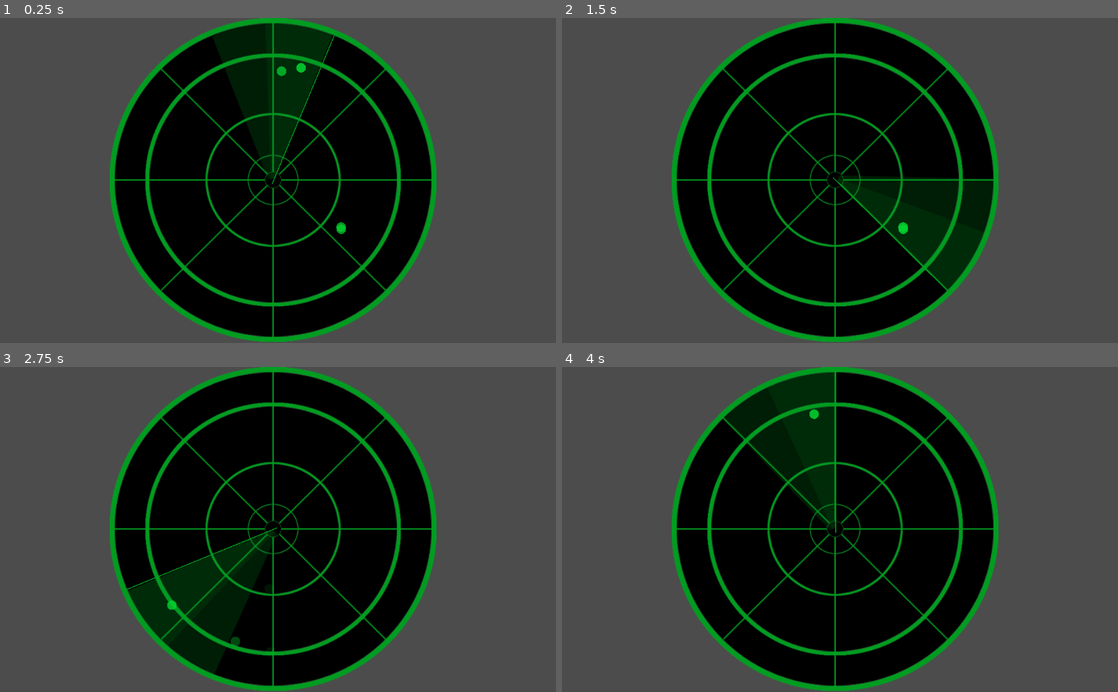
Above: before the commit, frames 1-4 (two rows, left to right).
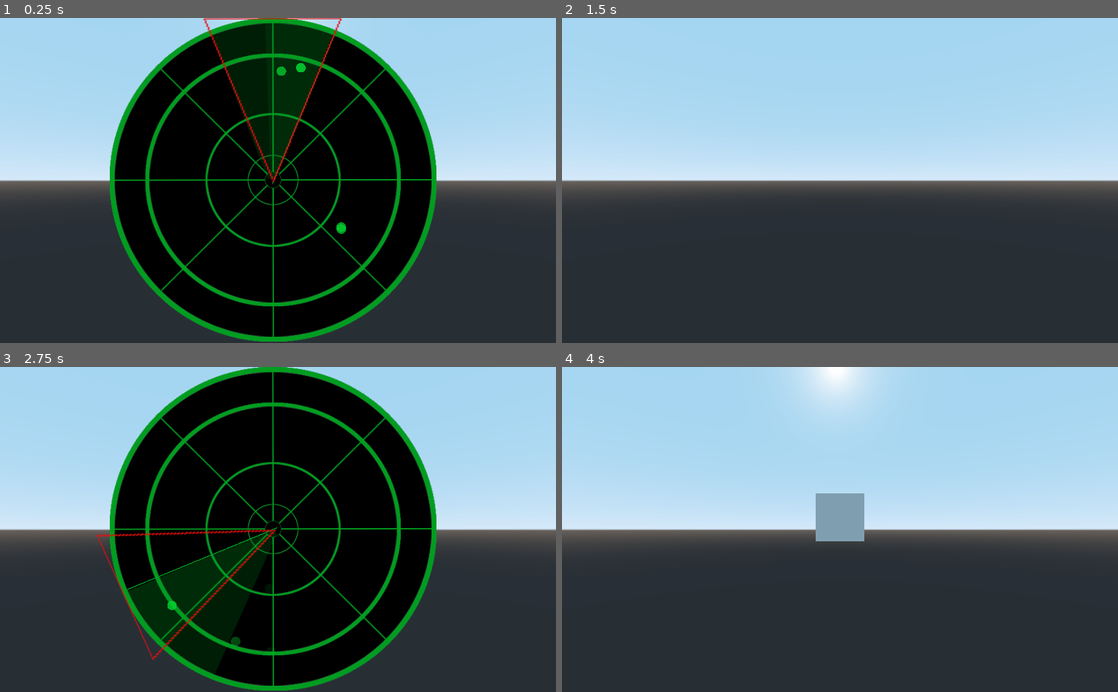
Above: after the commit, the same moments.

Repository: AllexisAlvarico/HH-Godot-Radar
Game: Godot game, scene res://Scenes/GameplayScreen.tscn
Same seed, same stepped clock (60 frames per second), same inputs: the game is played once before the commit and once after it.
Inputs:
- Up to frame 1 (0.25 s): no input
- Up to frame 2 (1.5 s): tap Enter (ui_accept) at 0.5, 0.77, 0.8, 1.07, 1.35 s; hold Right (ui_right) 0.53-1.28 s; hold Space (ui_select) 0.53-1.28 s; hold Left (ui_left) from 1.28 s (still down)
- Up to frame 3 (2.75 s): tap Enter (ui_accept) at 1.52, 1.82, 2.3 s; tap Space (ui_select) at 1.55 s; release Left (ui_left) at 2.03 s; hold Right (ui_right) from 2.03 s (still down); hold Space (ui_select) from 2.03 s (still down)
- Up to frame 4 (4 s): release Space (ui_select) at 2.78 s; tap Space (ui_select) at 2.85 s; tap Enter (ui_accept) at 3.02, 3.32 s; release Right (ui_right) at 3.53 s; hold Left (ui_left) from 3.53 s (still down); hold Enter (ui_accept) from 3.53 s (still down)

The runs differ from the first frame. In frame 1, 52% of the frame differs, in the area x 0-100%, y 0-100%; in frame 2, 97%; in frame 3, 52%; in frame 4, 97%.

Commit message:
changed the few script names and added a player cone on the radar for the 3d camera

Diff:
--- a/Prefabs/PingScene.tscn
+++ b/Prefabs/PingScene.tscn
@@ -1,7 +1,7 @@
 [gd_scene load_steps=4 format=2]
 
 [ext_resource path="res://Sprites/Radar/ping.png" type="Texture" id=1]
-[ext_resource path="res://Scripts/Data.gd" type="Script" id=2]
+[ext_resource path="res://Scripts/SetupData.gd" type="Script" id=2]
 
 [sub_resource type="CircleShape2D" id=1]
 
--- /dev/null
+++ b/Prefabs/Player.tscn
@@ -0,0 +1,19 @@
+[gd_scene load_steps=3 format=2]
+
+[ext_resource path="res://Scripts/Player.gd" type="Script" id=1]
+
+[sub_resource type="PlaneMesh" id=1]
+
+[node name="Pivot" type="Spatial"]
+
+[node name="Player" type="Spatial" parent="."]
+script = ExtResource( 1 )
+
+[node name="Camera" type="Camera" parent="Player"]
+current = true
+
+[node name="MeshInstance" type="MeshInstance" parent="."]
+transform = Transform( 1, 0, 0, 0, -4.37114e-08, -1, 0, 1, -4.37114e-08, 0.16242, 0.495256, -9.6557 )
+mesh = SubResource( 1 )
+skeleton = NodePath("../Player")
+material/0 = null
--- /dev/null
+++ b/Scenes/BinocularScene.tscn
@@ -0,0 +1,14 @@
+[gd_scene load_steps=3 format=2]
+
+[ext_resource path="res://Prefabs/Player.tscn" type="PackedScene" id=1]
+
+[sub_resource type="PlaneMesh" id=1]
+
+[node name="Test Scene" type="Spatial"]
+
+[node name="MeshInstance" type="MeshInstance" parent="."]
+transform = Transform( 10, 0, 0, 0, 1, 0, 0, 0, 10, 0, 0, 0 )
+mesh = SubResource( 1 )
+material/0 = null
+
+[node name="Player" parent="." instance=ExtResource( 1 )]
--- a/Scenes/GameplayScreen.tscn
+++ b/Scenes/GameplayScreen.tscn
@@ -1,11 +1,19 @@
-[gd_scene load_steps=2 format=2]
+[gd_scene load_steps=4 format=2]
 
 [ext_resource path="res://Scenes/RadarScene.tscn" type="PackedScene" id=1]
+[ext_resource path="res://Prefabs/Player.tscn" type="PackedScene" id=2]
+[ext_resource path="res://Scripts/GameplayScreen.gd" type="Script" id=3]
 
 [node name="Gameplay" type="Node2D"]
+rotation = -0.000396126
+script = ExtResource( 3 )
 
 [node name="Radar" parent="." instance=ExtResource( 1 )]
 margin_left = 10.0
 margin_top = -1.0
 margin_right = 10.0
 margin_bottom = -1.0
+rect_rotation = -0.0754832
+
+[node name="Pivot" parent="." instance=ExtResource( 2 )]
+visible = false
--- /dev/null
+++ b/Scenes/QuizScene.tscn
@@ -0,0 +1,63 @@
+[gd_scene load_steps=2 format=2]
+
+[ext_resource path="res://Sprites/Axis/heinkel.png" type="Texture" id=1]
+
+[node name="Control" type="Control"]
+anchor_right = 1.0
+anchor_bottom = 1.0
+margin_left = -1.0
+margin_right = -1.0
+__meta__ = {
+"_edit_use_anchors_": true
+}
+
+[node name="CenterContainer" type="CenterContainer" parent="."]
+anchor_left = 0.5
+anchor_top = 1.0
+anchor_right = 0.5
+anchor_bottom = 1.0
+margin_left = -63.0
+margin_top = -40.0
+margin_right = 63.0
+
+[node name="HBoxContainer" type="HBoxContainer" parent="CenterContainer"]
+margin_top = 6.0
+margin_right = 126.0
+margin_bottom = 34.0
+
+[node name="PanelContainer" type="PanelContainer" parent="CenterContainer/HBoxContainer"]
+margin_right = 65.0
+margin_bottom = 28.0
+
+[node name="Label" type="Label" parent="CenterContainer/HBoxContainer/PanelContainer"]
+margin_left = 7.0
+margin_top = 7.0
+margin_right = 58.0
+margin_bottom = 21.0
+text = "Friendly"
+
+[node name="PanelContainer2" type="PanelContainer" parent="CenterContainer/HBoxContainer"]
+margin_left = 69.0
+margin_right = 126.0
+margin_bottom = 28.0
+
+[node name="Label" type="Label" parent="CenterContainer/HBoxContainer/PanelContainer2"]
+margin_left = 7.0
+margin_top = 7.0
+margin_right = 50.0
+margin_bottom = 21.0
+text = "Enemy"
+
+[node name="CenterContainer2" type="CenterContainer" parent="."]
+anchor_left = 0.5
+anchor_top = 0.5
+anchor_right = 0.5
+anchor_bottom = 0.5
+margin_left = 17.0
+margin_top = 5.0
+margin_right = 57.0
+margin_bottom = 45.0
+
+[node name="Sprite" type="Sprite" parent="CenterContainer2"]
+position = Vector2( 0, 9 )
+texture = ExtResource( 1 )
--- a/Scenes/RadarScene.tscn
+++ b/Scenes/RadarScene.tscn
@@ -1,10 +1,12 @@
-[gd_scene load_steps=7 format=2]
+[gd_scene load_steps=9 format=2]
 
 [ext_resource path="res://Sprites/Radar/Radar.png" type="Texture" id=1]
 [ext_resource path="res://Sprites/Radar/Linefade.png" type="Texture" id=2]
 [ext_resource path="res://Sprites/Radar/Radarline.png" type="Texture" id=3]
 [ext_resource path="res://Scripts/Rotation.gd" type="Script" id=4]
 [ext_resource path="res://Scripts/Radar.gd" type="Script" id=5]
+[ext_resource path="res://Sprites/Player/vision_cone1-2675240954.png" type="Texture" id=6]
+[ext_resource path="res://Scripts/PlayerCone.gd" type="Script" id=7]
 
 [sub_resource type="RectangleShape2D" id=1]
 extents = Vector2( 1, 114 )
@@ -49,3 +51,10 @@
 
 [node name="Camera2D" type="Camera2D" parent="."]
 current = true
+
+[node name="PlayerView" type="Sprite" parent="."]
+position = Vector2( -7, 1.00791 )
+scale = Vector2( 2.58823, 1.5453 )
+texture = ExtResource( 6 )
+offset = Vector2( -1, -97.7673 )
+script = ExtResource( 7 )
--- /dev/null
+++ b/Scripts/GameplayScreen.gd
@@ -0,0 +1,16 @@
+extends Node2D
+
+onready var bino = $Pivot
+onready var radar = $Radar
+
+func _ready():
+	bino.visible = false
+
+func _process(delta):
+	if Input.is_action_pressed("ui_accept"):
+		bino.visible = true
+		radar.visible = false
+
+	if Input.is_action_pressed("ui_select"):
+		bino.visible = false
+		radar.visible = true
--- /dev/null
+++ b/Scripts/Player.gd
@@ -0,0 +1,38 @@
+extends Spatial
+
+#####################################
+#			Variables				#
+#####################################
+
+var mouse_speed = 0.1
+
+
+#####################################
+#		Public Functions			#
+#####################################
+func _ready():
+	PlayerData.current_rotation = self.rotation_degrees.y
+
+
+func _physics_process(delta):
+	if Input.is_action_pressed("ui_right"):
+		self.rotate_y(-mouse_speed)
+	if Input.is_action_pressed("ui_left"):
+		self.rotate_y(mouse_speed)
+	PlayerData.current_rotation = self.rotation_degrees.y
+
+#####################################
+#			Signals					#
+#####################################
+
+
+#####################################
+#		Setter Functions			#
+#####################################
+
+#####################################
+#		Getter Functions			#
+#####################################
+
+func get_rotation() -> Vector3:
+	return self.rotation_degrees
--- /dev/null
+++ b/Scripts/PlayerCone.gd
@@ -0,0 +1,4 @@
+extends Sprite
+
+func _process(delta):
+	self.rotation = -PlayerData.current_rotation * delta
--- /dev/null
+++ b/Scripts/PlayerData.gd
@@ -0,0 +1,3 @@
+extends Node
+
+var current_rotation
--- a/Scripts/Rotation.gd
+++ b/Scripts/Rotation.gd
@@ -3,6 +3,5 @@
 export (float) var rotation_speed = 1.5
 export (int) var speed = 200
 
-
 func _process(delta):
 	self.rotation += (PI / 2 * delta)
--- a/Scripts/Data.gd
+++ b/Scripts/SetupData.gd
@@ -1,5 +1,8 @@
 extends Node2D
 
+#####################################
+#			Variables				#
+#####################################
 
 var random = RandomNumberGenerator.new()
 export(int) var planeType
--- a/project.godot
+++ b/project.godot
@@ -14,6 +14,10 @@
 run/main_scene="res://Scenes/GameplayScreen.tscn"
 config/icon="res://icon.png"
 
+[autoload]
+
+PlayerData="*res://Scripts/PlayerData.gd"
+
 [physics]
 
 common/enable_pause_aware_picking=true
Empty file removed: Scripts/Pip.gd
